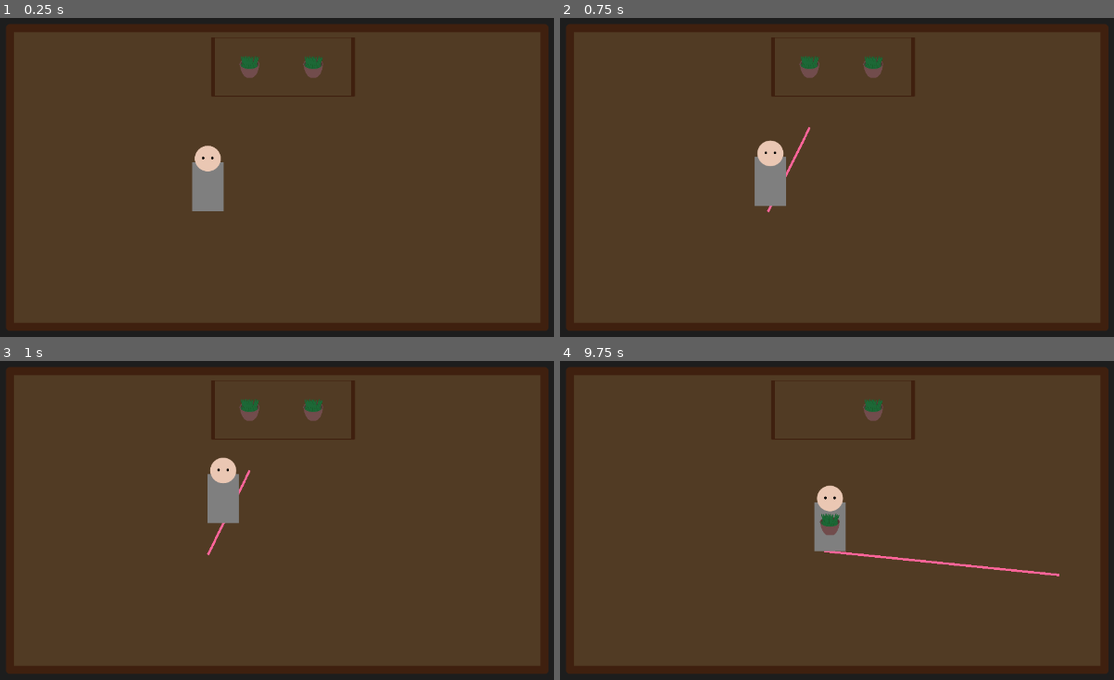
Above: before the commit, frames 1-4 (two rows, left to right).
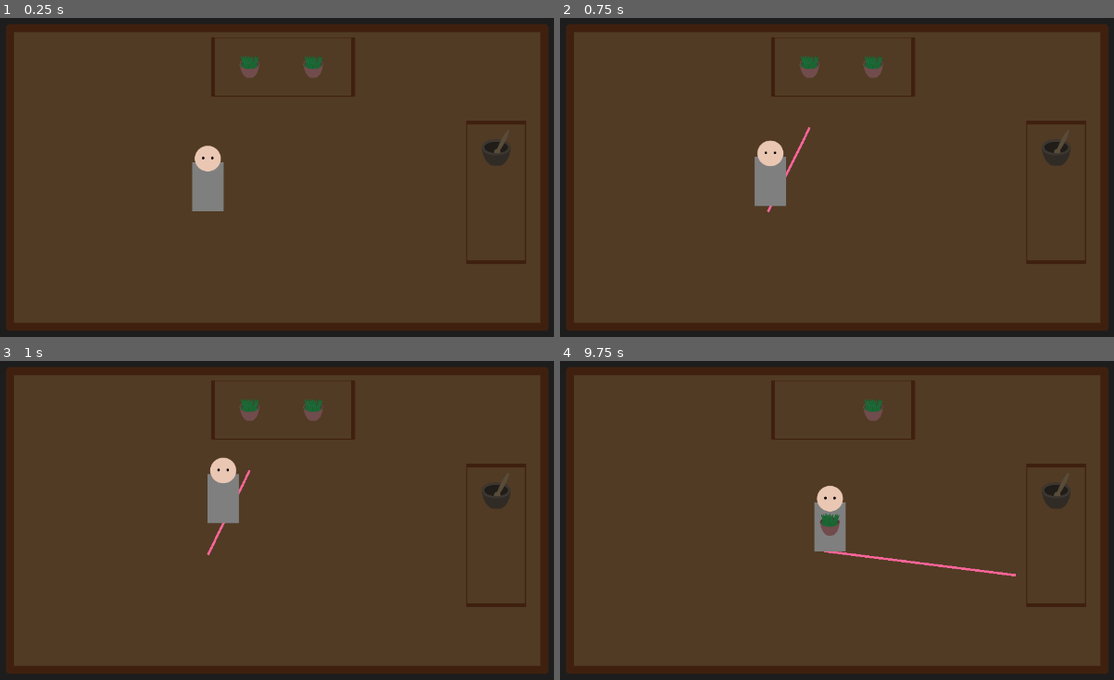
Above: after the commit, the same moments.

Repository: Nordtwig/HammurabisHut
Game: Godot game, scene res://Scenes/TheHut.tscn
Same seed, same stepped clock (60 frames per second), same inputs: the game is played once before the commit and once after it.
Inputs (mouse positions are in pixels of both pictures, inside the frame that each line leads up to):
- Up to frame 1 (0.25 s): no input
- Up to frame 2 (0.75 s): tap Enter at 0.5 s; move the mouse to (809, 65) at 0.52 s; click (809, 65) at 0.67 s
- Up to frame 3 (1 s): no input
- Up to frame 4 (9.75 s): click (809, 408) at 1.42 s; tap Space at 2, 4.25 s; move the mouse to (875, 408) at 2.02 s; click (875, 408) at 2.17 s; click (875, 408) at 2.92 s; tap Enter at 3.5 s; move the mouse to (875, 443) at 3.52 s; click (875, 443) at 3.67 s; move the mouse to (615, 450) at 4.27 s; click (615, 450) at 4.42 s; move the mouse to (875, 514) at 5.02 s; click (875, 514) at 5.17 s; move the mouse to (726, 408) at 5.77 s; click (726, 408) at 5.92 s; move the mouse to (997, 491) at 6.52 s; click (997, 491) at 6.67 s; move the mouse to (687, 533) at 7.27 s; click (687, 533) at 7.42 s; move the mouse to (909, 421) at 8.02 s; click (909, 421) at 8.17 s; move the mouse to (798, 597) at 8.77 s; click (798, 597) at 8.92 s; move the mouse to (1058, 574) at 9.52 s; click (1058, 574) at 9.67 s

The runs differ from the first frame. In frame 1, 0.5% of the frame differs, in the area x 84-95%, y 32-78%; in frame 2, 0.5%; in frame 3, 0.5%; in frame 4, 1.1%, in the area x 47-95%, y 32-78%.

Commit message:
Added MortarPestle station, can now ground reagents

Diff:
--- a/Scenes/Reagent.tscn
+++ b/Scenes/Reagent.tscn
@@ -2,9 +2,9 @@
 
 [ext_resource path="res://Scenes/Object.tscn" type="PackedScene" id=1]
 [ext_resource path="res://Sprites/testPlant.png" type="Texture" id=2]
-[ext_resource path="res://Scenes/Reagent.gd" type="Script" id=3]
+[ext_resource path="res://Scripts/Reagent.gd" type="Script" id=3]
 
-[node name="Object" instance=ExtResource( 1 )]
+[node name="Reagent" instance=ExtResource( 1 )]
 script = ExtResource( 3 )
 
 [node name="Sprite" parent="." index="0"]
--- /dev/null
+++ b/Scenes/Station.tscn
@@ -0,0 +1,16 @@
+[gd_scene load_steps=4 format=2]
+
+[ext_resource path="res://Scenes/Object.tscn" type="PackedScene" id=1]
+[ext_resource path="res://Sprites/mortarPestle.png" type="Texture" id=2]
+[ext_resource path="res://Scripts/Station.gd" type="Script" id=3]
+
+[node name="Station" instance=ExtResource( 1 )]
+script = ExtResource( 3 )
+
+[node name="Sprite" parent="." index="0"]
+position = Vector2( 0, -19 )
+scale = Vector2( 0.25, 0.25 )
+texture = ExtResource( 2 )
+
+[node name="Item" type="Node2D" parent="." index="2"]
+position = Vector2( 0, -10 )
--- a/Scenes/TheHut.tscn
+++ b/Scenes/TheHut.tscn
@@ -6,9 +6,9 @@
 [ext_resource path="res://Scripts/Main.gd" type="Script" id=4]
 
 [sub_resource type="NavigationPolygon" id=1]
-vertices = PoolVector2Array( 673.778, 190.187, 669.059, 85.4166, 947.775, 84.9782, 950.023, 543.46, 74.9565, 543.46, 368.907, 194.906, 74.9565, 84.9782, 370.794, 84.9782 )
-polygons = [ PoolIntArray( 0, 1, 2, 3 ), PoolIntArray( 0, 3, 4, 5 ), PoolIntArray( 5, 4, 6, 7 ) ]
-outlines = [ PoolVector2Array( 74.9565, 84.9782, 74.9565, 543.46, 950.023, 543.46, 947.775, 84.9782, 669.059, 85.4166, 673.778, 190.187, 368.907, 194.906, 370.794, 84.9782 ) ]
+vertices = PoolVector2Array( 673.778, 190.187, 669.059, 85.4166, 947.775, 84.9782, 819.138, 189.243, 948.449, 479.013, 950.023, 543.46, 74.9565, 543.46, 821.026, 479.013, 74.9565, 84.9782, 368.907, 194.906, 370.794, 84.9782, 948.286, 189.225 )
+polygons = [ PoolIntArray( 0, 1, 2, 3 ), PoolIntArray( 4, 5, 6, 7 ), PoolIntArray( 7, 6, 8, 9 ), PoolIntArray( 8, 10, 9 ), PoolIntArray( 7, 9, 0, 3 ), PoolIntArray( 3, 2, 11 ) ]
+outlines = [ PoolVector2Array( 74.9565, 84.9782, 74.9565, 543.46, 950.023, 543.46, 948.449, 479.013, 821.026, 479.013, 819.138, 189.243, 948.286, 189.225, 947.775, 84.9782, 669.059, 85.4166, 673.778, 190.187, 368.907, 194.906, 370.794, 84.9782 ) ]
 
 [node name="Main" type="Node2D" groups=[
 "GameMaster",
@@ -49,8 +49,18 @@
 [node name="Slot2" parent="Furniture/Table/Slots" index="1"]
 containedItemName = "Reagent"
 
+[node name="Table2" parent="Furniture" instance=ExtResource( 2 )]
+position = Vector2( 889.874, 333.656 )
+
+[node name="Slot" parent="Furniture/Table2/Slots" index="0"]
+containedItemName = "Station"
+
+[node name="Slot2" parent="Furniture/Table2/Slots" index="1"]
+containedItemName = ""
+
 [node name="Player" parent="." instance=ExtResource( 1 )]
 position = Vector2( 392, 367 )
 
 [editable path="Furniture/Table"]
 [editable path="Furniture/Table/Slots/Slot"]
+[editable path="Furniture/Table2"]
--- a/Scenes/Reagent.gd
+++ b/Scripts/Reagent.gd
@@ -1,10 +1,13 @@
 extends "res://Scripts/Object.gd"
 
+var inStation = false
+
+export var reagentType = "nettles"
+export var workNeeded = 5
+
 func TriggerObject(player: Node):
-	if !player.GetIsCarrying():
+	if !player.GetIsCarrying() && !inStation:
 		get_parent().remove_child(self)
 		player.find_node("Hands").add_child(self)
 		player.SetIsCarrying(true)
 		z_index = 4
-	else:
-		print("I'm already carrying something")
--- /dev/null
+++ b/Scripts/Station.gd
@@ -0,0 +1,21 @@
+extends "res://Scripts/Object.gd"
+
+var containedReagent
+var workDone = 0
+
+func TriggerObject(player: Node):
+	if player.GetIsCarrying():
+		var item = player.find_node("Hands").get_child(0)
+		player.find_node("Hands").remove_child(item)
+		add_child(item)
+		player.SetIsCarrying(false)
+		item.z_index = 2
+		item.inStation = true
+		containedReagent = item
+	if containedReagent != null:
+		if workDone >= containedReagent.workNeeded:
+			containedReagent.inStation = false
+			containedReagent.TriggerObject(player)
+		else:
+			workDone += 1
+			print(workDone)
